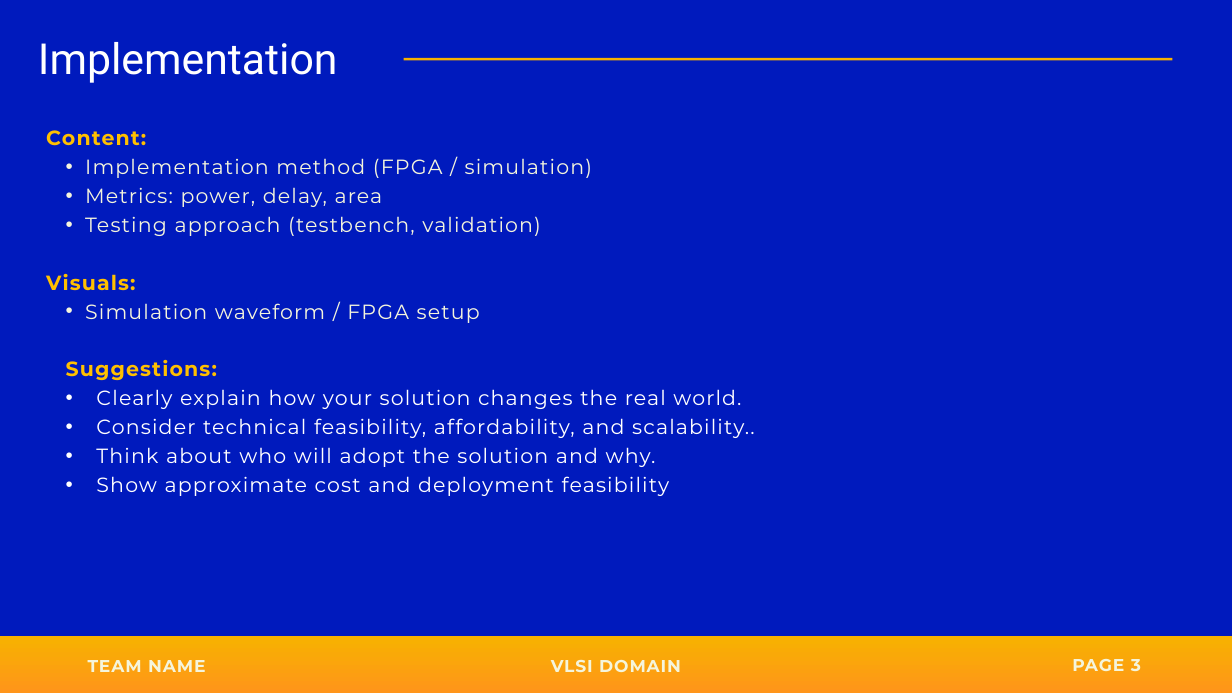
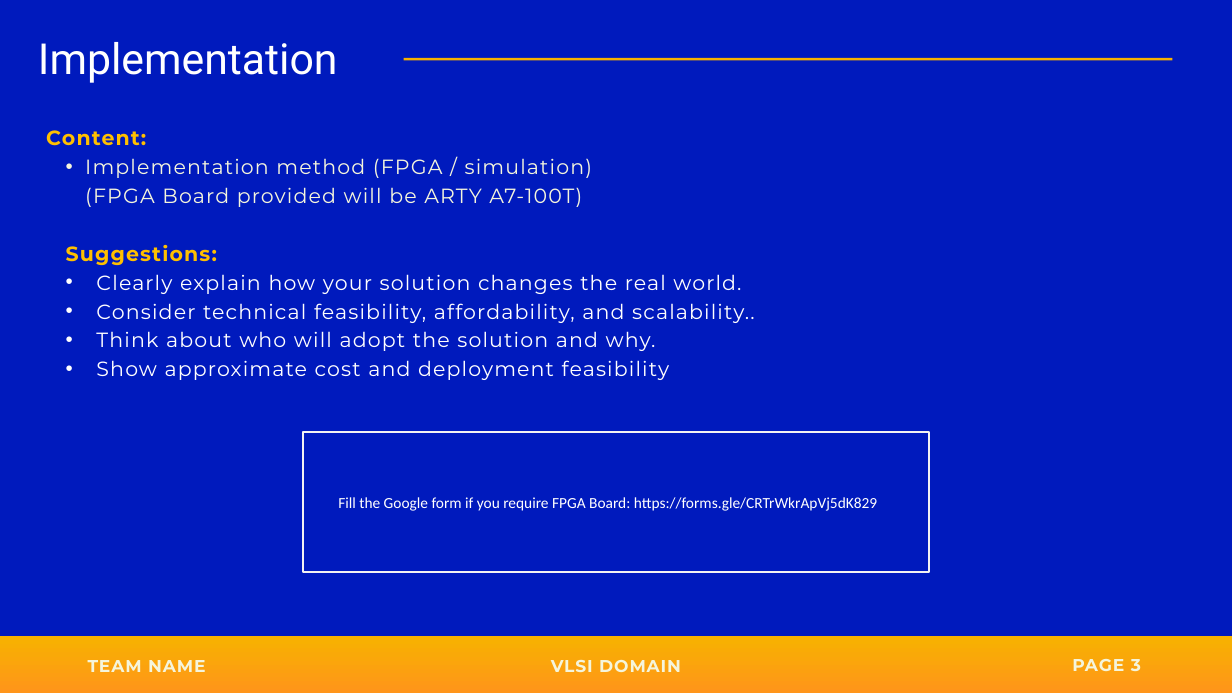
Before and after one commit to dhanushscience/SYMBIOT-2026-WEB, a slide deck: slide 5 of frontend/public/PPT_template/SYMBIOT_2026_VLSI_PPT.pptx. Drawn at 1232x693 pixels with LibreOffice and Linux fonts; fonts in the diff are those of the drawing; background and template pictures are left out. Boxes give left, top, right and bottom in pixels: in the first picture for what was removed or moved away, otherwise in the second. Text is boxed around its words. In the diff, an @@ line names an element or a change of style, - is before the commit and + after.

Commit message:
updated the ppts

```diff
--- a/frontend/public/PPT_template/SYMBIOT_2026_VLSI_PPT.pptx
+++ b/frontend/public/PPT_template/SYMBIOT_2026_VLSI_PPT.pptx
@@ text at <box>85,158,592,207</box>: text changed @@
-  • Implementation method (FPGA / simulation)
-  • Metrics: power, delay, area
-  • Testing approach (testbench, validation)
-Visuals:
-  • Simulation waveform / FPGA setup
+  • Implementation method (FPGA / simulation)
+    (FPGA Board provided will be ARTY A7-100T)
@@ rectangle added at <box>303,432,929,572</box>, outline #F2F2F2 2 pt @@
@@ text added at <box>338,497,877,511</box>, 18 pt, text #FFFFFF @@
+Fill the Google form if you require FPGA Board: https://forms.gle/CRTrWkrApVj5dK829
```
Also in this commit, not shown: 3 other slides changed, 1 other file.
